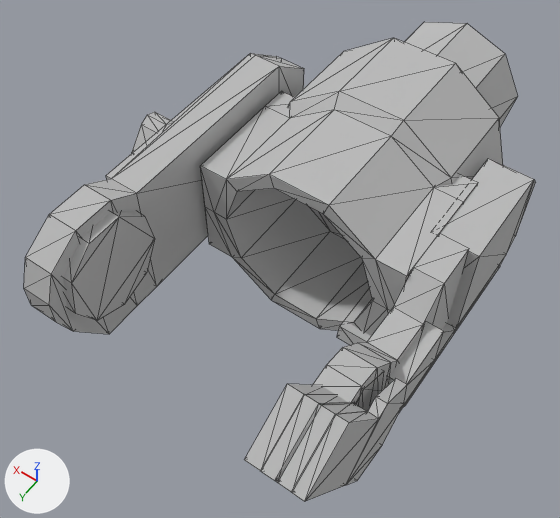
One commit to the glTF model atlas/meshes/r_scap.gltf: the scene before it, then after it.
Rendered twice from a camera (50 mm lens) standing at (-0.132, 0.128, 0.276) and looking at (0.002, -0.06, -0.02). Every picture has the same lights, and +X, +Y and +Z are marked at lower left. Mesh edges are drawn as thin lines. Vertices at the same position are counted once.

The first picture shows 'Node'.
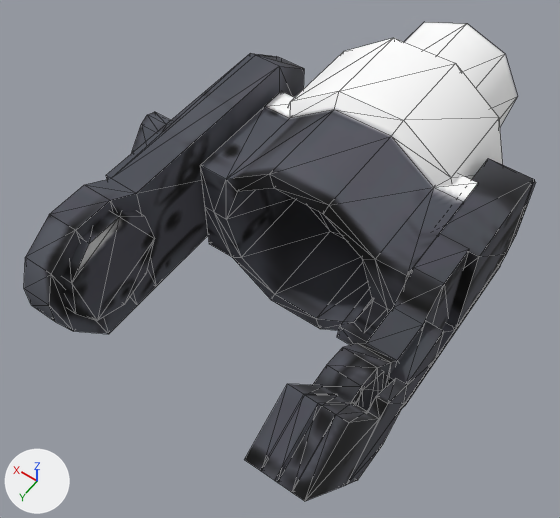
Location of each change, [x1, y1, x2, y2] in pixels of the pictures (560 x 518 px):
part 1 of me_node_mesh, recoloured
    both: [24, 22, 536, 501]

Diff of the bpy script that builds the scene:
```diff
--- a/atlas/meshes/r_scap.gltf.py
+++ b/atlas/meshes/r_scap.gltf.py
@@ img_extremities_diffuse_unplugged_mit @@
+img_extremities_diffuse_unplugged_mit = load_image('extremities_diffuse_unplugged_mit', 'extremities_diffuse_unplugged_mit.png', 2048, 2048, 'sRGB')
@@ mat_drc_extremities_diffuse_012 @@
+mat_drc_extremities_diffuse_012 = principled_material('drc_extremities_diffuse.012')
+mat_drc_extremities_diffuse_012.texture = img_extremities_diffuse_unplugged_mit
+mat_drc_extremities_diffuse_012.roughness = 0.998
@@ me_node_mesh @@
 # used by ob_node; location = (0.0, 0.0, 0.0)
-me_node_mesh.from_pydata(...)  # 378 vertices, 668 faces; spans x -0.088..0.084, y -0.223..0.052, z -0.07..0.058
+me_node_mesh.from_pydata(...)  # 378 vertices, 668 faces; spans x -0.088..0.084, y -0.223..0.052, z -0.069..0.058
+# me_node_mesh part 1: 668 faces spanning x -0.088..0.084, y -0.223..0.052, z -0.069..0.058 switch from mat_default (grey #bcbcbc) to mat_drc_extremities_diffuse_012 (picture img_extremities_diffuse_unplugged_mit)
```
